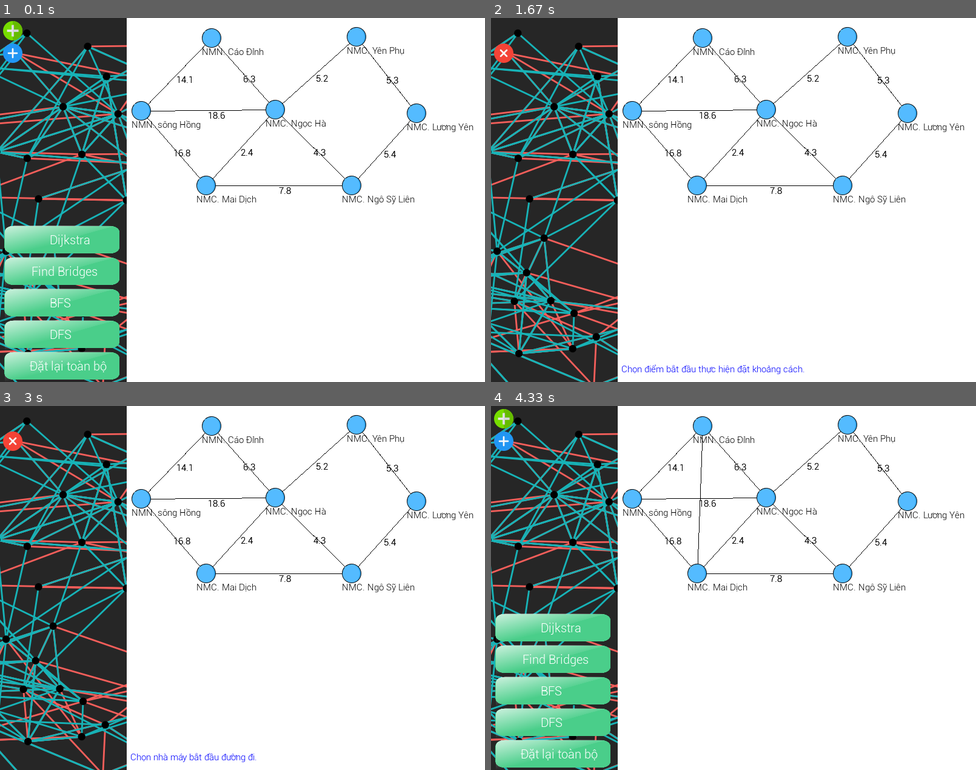
Above: before the commit, frames 1-4 (two rows, left to right).
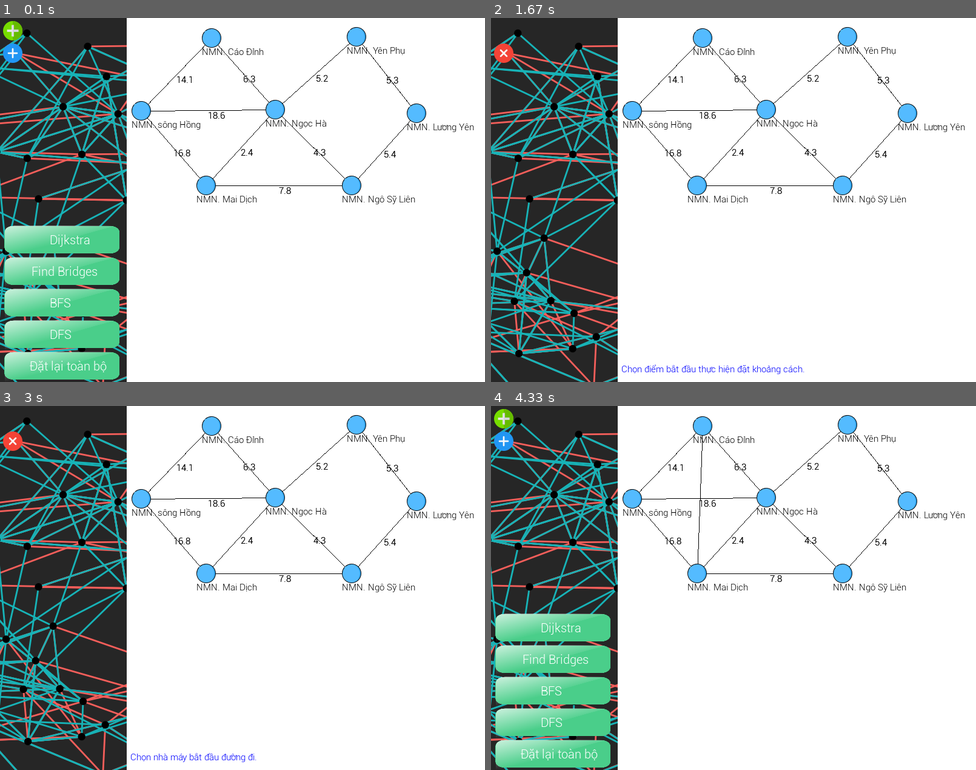
Above: after the commit, the same moments.

Repository: trgkyle/pygame-dijkstra
Game: pygame game, started from main.py
Two runs of this game, one before a commit and one after it. Both use one fixed random seed, a clock stepped at 60 frames per second and the inputs below.
Inputs (mouse positions are in pixels of both pictures, inside the frame that each line leads up to):
- Up to frame 1 (0.1 s): no input
- Up to frame 2 (1.67 s): click (888, 189) at 0.38 s; click (505, 54) at 0.72 s; press the mouse at (849, 36) at 1.03 s; move the mouse to (869, 61) at 1.13 s; release the mouse at (893, 83) at 1.27 s; press the mouse at (849, 36) at 1.37 s; move the mouse to (718, 90) at 1.47 s; release the mouse at (588, 141) at 1.6 s
- Up to frame 3 (3 s): click "NMN. Cáo Đỉnh" at 1.72 s; click (261, 573) at 2.05 s; click (155, 719) at 2.38 s; press the mouse at (349, 573) at 2.7 s; move the mouse to (286, 642) at 2.8 s; release the mouse at (223, 715) at 2.93 s
- Up to frame 4 (4.33 s): click (694, 573) at 3.05 s, where only the run after the commit has a clickable "NMN. Mai Dịch"; tap Enter at 3.33 s; click (505, 442) at 3.72 s; click (583, 486) at 4.05 s

The runs differ from the first frame. In frame 1, 0.4% of the frame differs, in the area x 43-98%, y 8-52%; in frame 2, 0.4%; in frame 3, 0.4%; in frame 4, 0.4%.

Commit message:
update nmn

Diff:
--- a/visualization/GRAPH.py
+++ b/visualization/GRAPH.py
@@ -44,8 +44,8 @@
 edge_button = add
 nodes = [(217, 137), (333, 17), (438, 135), (324, 260),
          (572, 15), (564, 260), (671, 141)]
-nodes_name = ['NMN. sông Hồng', 'NMN. Cáo Đỉnh', 'NMC. Ngọc Hà',
-              'NMC. Mai Dịch', 'NMC. Yên Phụ', 'NMC. Ngô Sỹ Liên', 'NMC. Lương Yên']
+nodes_name = ['NMN. sông Hồng', 'NMN. Cáo Đỉnh', 'NMN. Ngọc Hà',
+              'NMN. Mai Dịch', 'NMN. Yên Phụ', 'NMN. Ngô Sỹ Liên', 'NMN. Lương Yên']
 edges = [(0, 1), (1, 0), (0, 3), (3, 0), (0, 2), (2, 0), (3, 2), (2, 3), (2, 4), (4, 2),
          (2, 5), (5, 2), (5, 6), (6, 5), (4, 6), (6, 4), (1, 2), (2, 1), (3, 5), (5, 3)]
 yellow_edges = []
